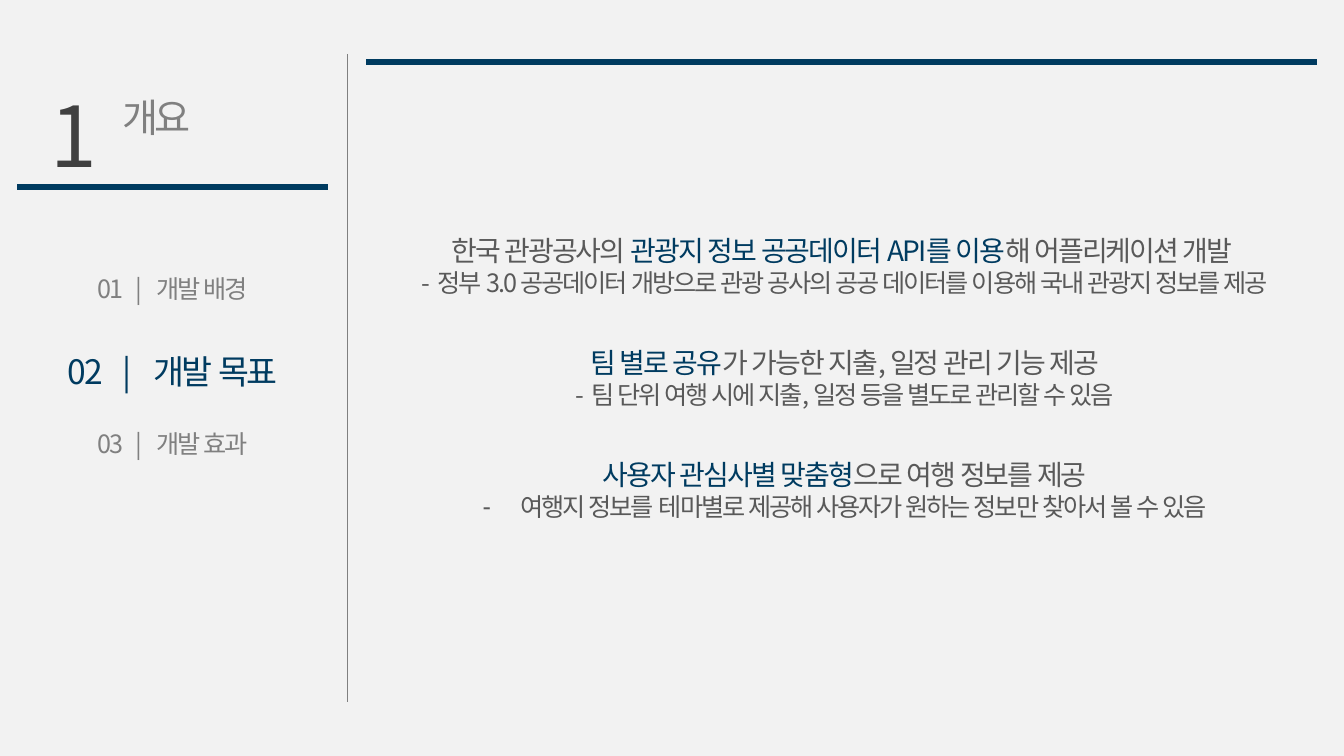
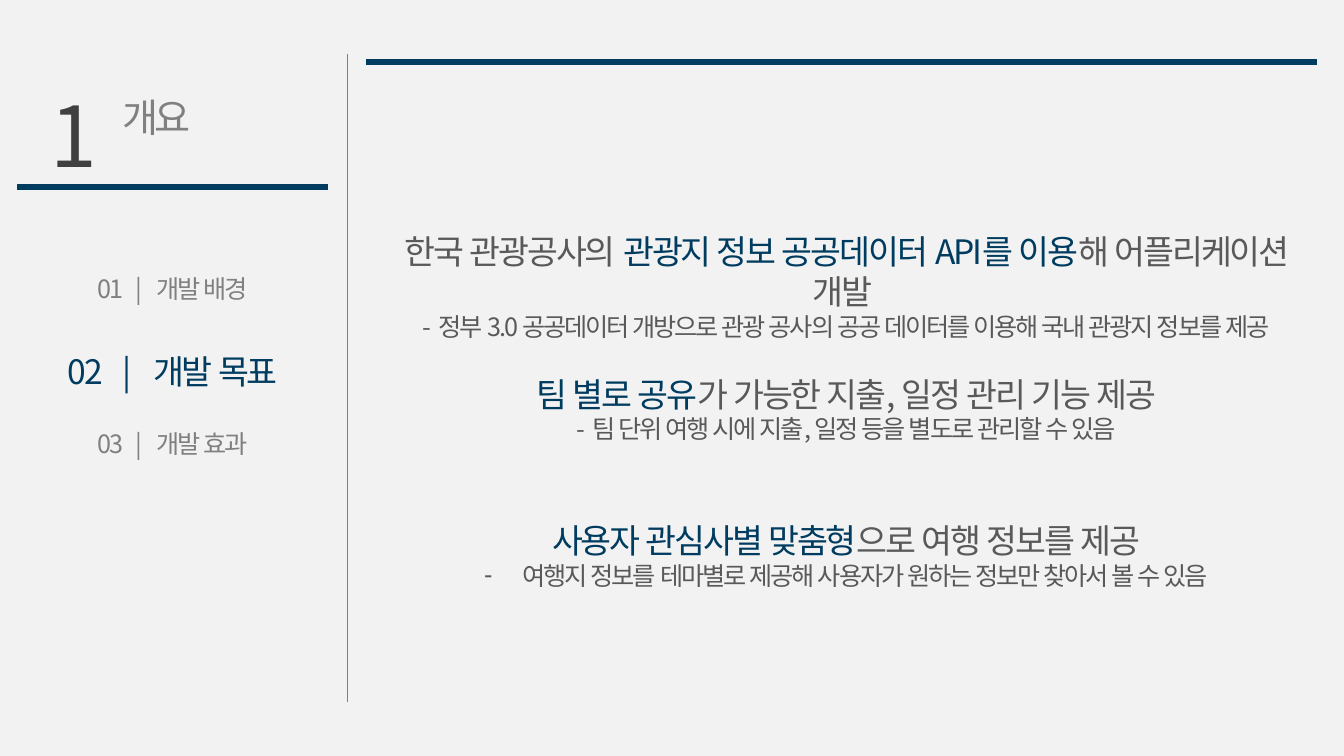
Before and after one commit to gmlrud1211/project, a slide deck: slide 5 of document/제안서.pptx. Drawn at 1344x756 pixels with LibreOffice and Linux fonts; fonts in the diff are those of the drawing. Boxes give left, top, right and bottom in pixels: in the first picture for what was removed or moved away, otherwise in the second. Text is boxed around its words. In the diff, an @@ line names an element or a change of style, - is before the commit and + after.

```diff
--- a/document/제안서.pptx
+++ b/document/제안서.pptx
@@ text "한국 관광공사의 관광지 정보 공공데이터 ...": place and size @@
-text "한국 관광공사의 관광지 정보 공공데이터 ..." at bbox=[437, 237, 1268, 294]
+text "한국 관광공사의 관광지 정보 공공데이터 ..." at bbox=[405, 236, 1290, 338]
@@ text at bbox=[405, 236, 1290, 307]: size 20 to 24 pt in "한국 관광공사의 관광지 정보 공공데이터 API를 이용해 ..." @@
@@ text "팀 별로 공유가 가능한 지출, ...": place and size @@
-text "팀 별로 공유가 가능한 지출, ..." at bbox=[590, 349, 1114, 409]
+text "팀 별로 공유가 가능한 지출, ..." at bbox=[536, 379, 1156, 443]
@@ text at bbox=[536, 379, 1156, 413]: size 20 to 24 pt in "팀 별로 공유가 가능한 지출, 일정 관리 ..." @@
@@ text "사용자 관심사별 맞춤형으로 여행 정보를 ...": place and size @@
-text "사용자 관심사별 맞춤형으로 여행 정보를 ..." at bbox=[521, 461, 1206, 518]
+text "사용자 관심사별 맞춤형으로 여행 정보를 ..." at bbox=[522, 525, 1208, 587]
@@ text at bbox=[552, 525, 1140, 556]: size 20 to 24 pt in "사용자 관심사별 맞춤형으로 여행 정보를 제공" @@
```
Also in this commit, not shown: 12 other slides changed, 4 slides added.
